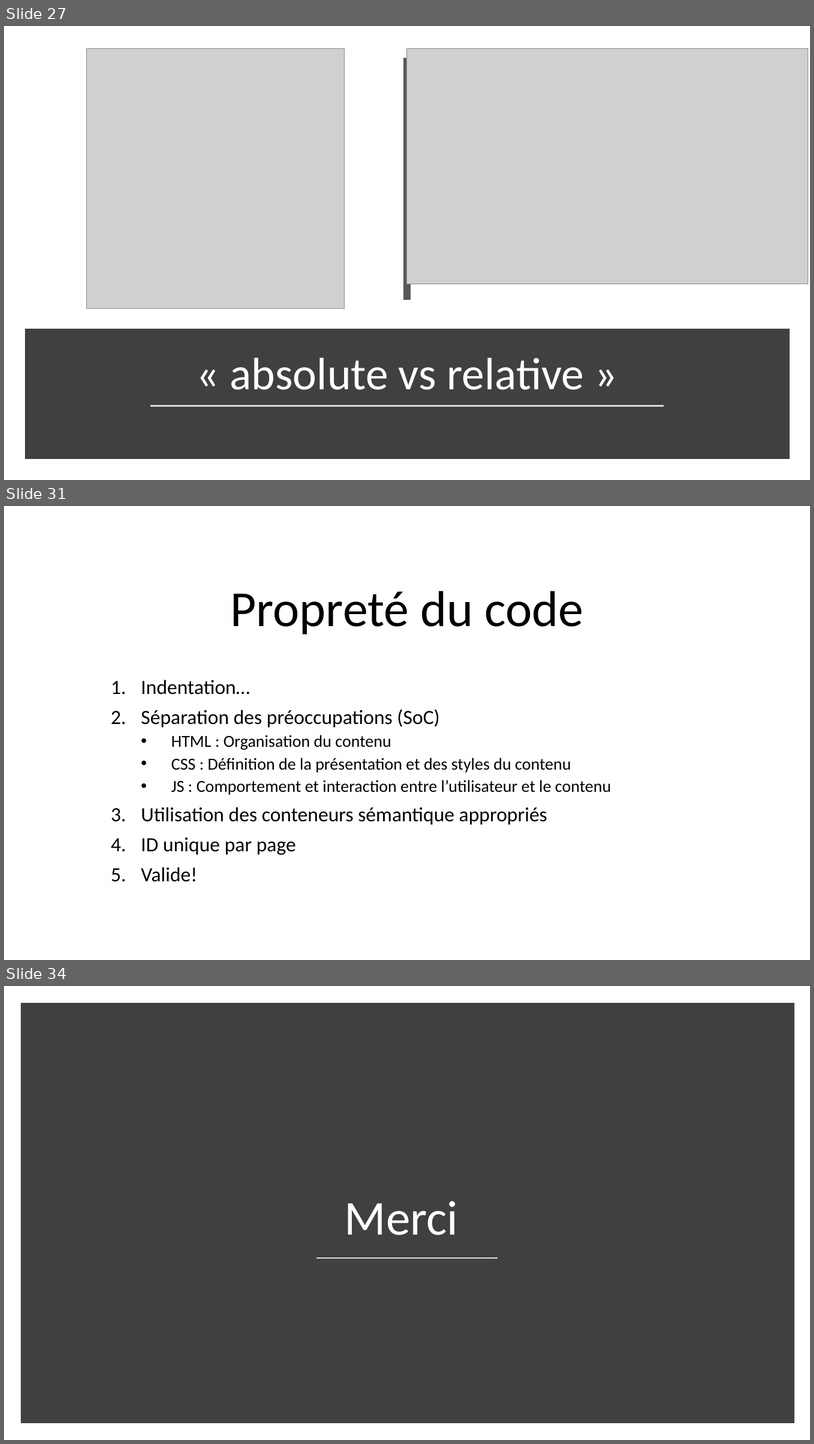
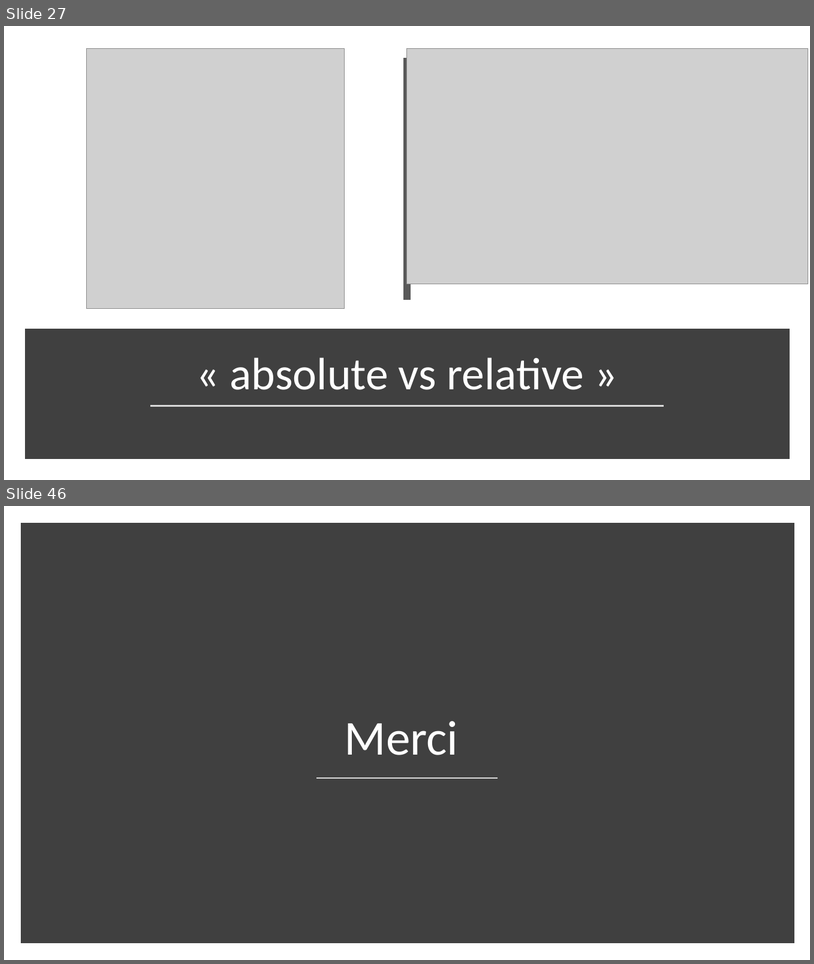
Before and after one commit to fragmatyc/SAAQ, a slide deck: CSS/1. Présentation/Cours CSS - v1.0.pptx. Shown one above the other, each under a label of ours: slides 27, 31 and 34 before the commit, slides 27 and 46 after it; the slides between them are not shown. The pictures are 814x1444 and 814x964 pixels, drawn with LibreOffice and Linux fonts; fonts in the diff are those of the drawing; grey boxes stand for pictures. Boxes give left, top, right and bottom in pixels: in the first picture for what was removed or moved away, otherwise in the second. Text is boxed around its words. In the diff, an @@ line names an element or a change of style, - is before the commit and + after.

```diff
--- a/CSS/1. Présentation/Cours CSS - v1.0.pptx
+++ b/CSS/1. Présentation/Cours CSS - v1.0.pptx
@@ slide 31 removed at [4,506,810,960], background #FFFFFF @@
@@ title removed at [230,591,584,634] @@
-Propreté du code
@@ subtitle removed at [141,679,611,882] @@
-1. Indentation…
-2. Séparation des préoccupations (SoC)
-  • HTML : Organisation du contenu
-  • CSS : Définition de la présentation et des styles du contenu
-  • JS : Comportement et interaction entre l’utilisateur et le contenu
-3. Utilisation des conteneurs sémantique appropriés
-4. ID unique par page
-5. Valide!
@@ what was slide 34 is now slide 46 @@
```
Also in this commit, not shown: 4 slides changed, 16 slides added, 3 other slides removed, 6 other files.
